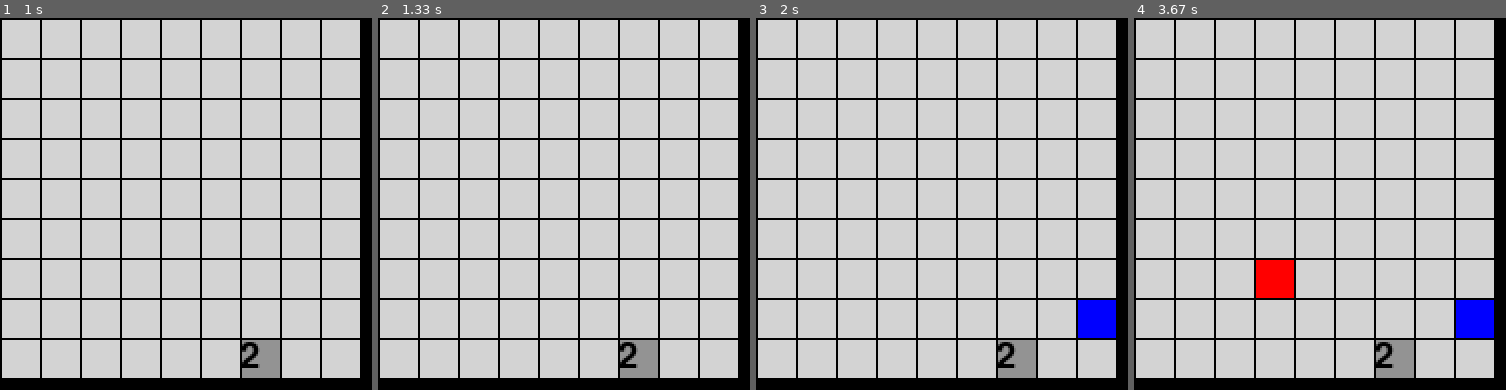
Above: before the commit, frames 1-4 (left to right).
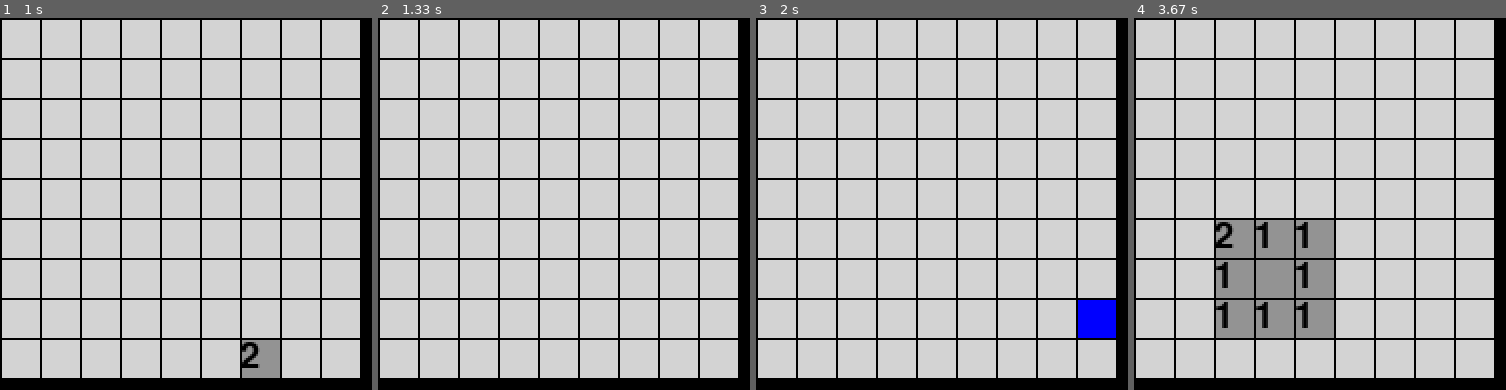
Above: after the commit, the same moments.

Repository: joshimoo/HelloPygame
Game: pygame game, started from minesweeper/game.py
Two runs of this game, one before a commit and one after it. Both use one fixed random seed, a clock stepped at 60 frames per second and the inputs below.
Inputs (mouse positions are in pixels of both pictures, inside the frame that each line leads up to):
- Up to frame 1 (1 s): click (outside the picture) at 0.43 s; click (245, 352) at 0.8 s
- Up to frame 2 (1.33 s): hold R from 1.07 s (still down)
- Up to frame 3 (2 s): release R at 1.53 s; move the mouse to (1094, 308) at 1.57 s; right-click (1094, 308) at 1.7 s; hold R from 1.97 s (still down)
- Up to frame 4 (3.67 s): release R at 2.43 s; click (1286, 285) at 3.6 s

Frame 1 is identical in both runs. In frame 2, 1.0% of the frame differs, in the area x 65-76%, y 86-97%; in frame 3, 1.0%; in frame 4, 11%, in the area x 22-97%, y 54-97%.

Commit message:
implemented rudimentary win and lose states

Diff:
--- a/minesweeper/board.py
+++ b/minesweeper/board.py
@@ -169,6 +169,9 @@
 
             # no mines, so flood fill
             self.floodFill(x, y)
+            targetCount = (self.width * self.height) - self.mineCount
+            if self.visibleCount == targetCount:
+                return 'done'
 
         return self.get(x, y)
 
--- a/minesweeper/game.py
+++ b/minesweeper/game.py
@@ -42,6 +42,12 @@
     pygame.display.set_caption('Minesweeper')
     FPS_CLOCK = pygame.time.Clock()
 
+    # todo: implement real stateManagment
+    while True:
+        runGame()
+
+
+def runGame():
     # mouse handling
     mouseLeftClicked = False
     mouseRightClicked = False
@@ -51,6 +57,10 @@
     # board
     board = minesweeper.board.createRandomBoard()
 
+    # game state
+    gameOver = False
+    gameWon = False
+
     # game loop
     while True:
 
@@ -58,6 +68,11 @@
         for event in pygame.event.get():
             if event.type == QUIT:
                 terminate()
+            if event.type == KEYDOWN:
+                if event.key == K_ESCAPE:
+                    terminate()
+                elif event.key == K_r:
+                    return 'reset'  # we return, which will start a new game
             elif event.type == MOUSEBUTTONDOWN:
                 # event.button: number value representing the mouse button pressed or released
                 # event.pos: X,Y mouse position when the button was pressed or released
@@ -69,18 +84,30 @@
                     mouseRightClicked = True
 
         # update state
-        if mouseLeftClicked: # uncover
-            # transform screen coords into board coords
-            boardX, boardY = screenCordsToBoardCoords(board, mouseX, mouseY)
-            board.uncover(boardX, boardY)
-            mouseLeftClicked = False
+        if not gameOver and not gameWon: # game play
+            if mouseLeftClicked: # uncover
+                # transform screen coords into board coords
+                boardX, boardY = screenCordsToBoardCoords(board, mouseX, mouseY)
+                result = board.uncover(boardX, boardY)
+                if result == 'mine':
+                    gameOver = True
+                elif result == 'done':
+                    gameWon = True
+                mouseLeftClicked = False
 
-        if mouseRightClicked: # flag
-            # transform screen coords into board coords
-            boardX, boardY = screenCordsToBoardCoords(board, mouseX, mouseY)
-            board.setFlag(boardX, boardY)
-            mouseRightClicked = False
+            if mouseRightClicked: # flag
+                # transform screen coords into board coords
+                boardX, boardY = screenCordsToBoardCoords(board, mouseX, mouseY)
+                board.toggleFlag(boardX, boardY)
+                mouseRightClicked = False
 
+        elif gameOver:
+            # todo: game over do something
+            pass
+
+        elif gameWon:
+            # todo: game won do something
+            pass
 
         # draw board
         DISPLAY_SURFACE.fill(BACKGROUND_COLOR)
